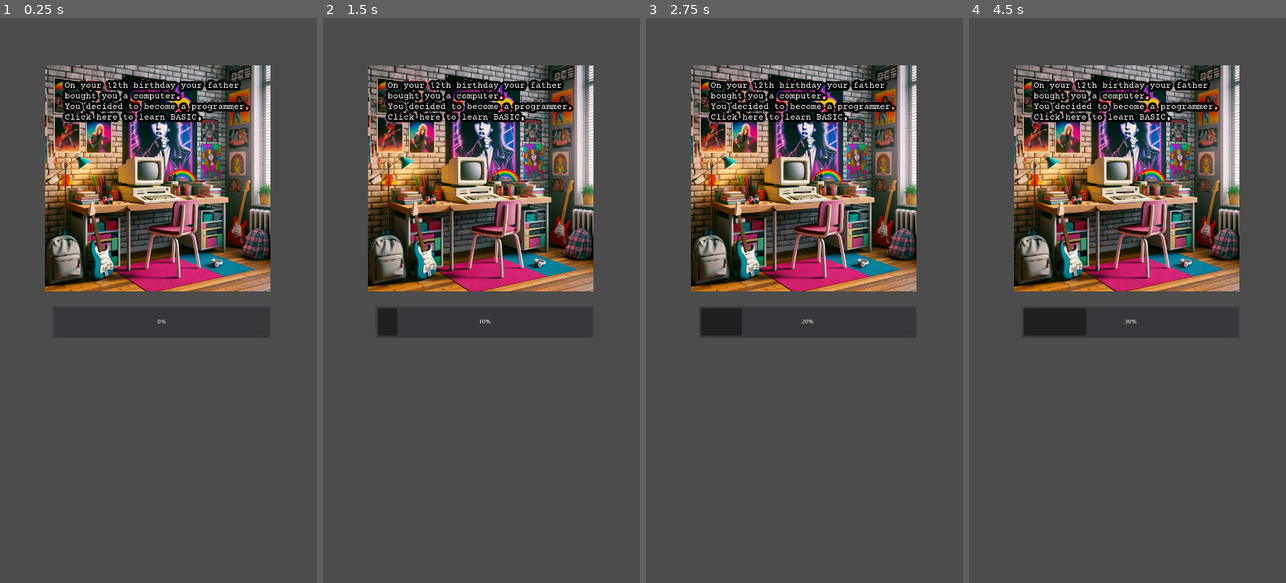
Above: before the commit, frames 1-4 (left to right).
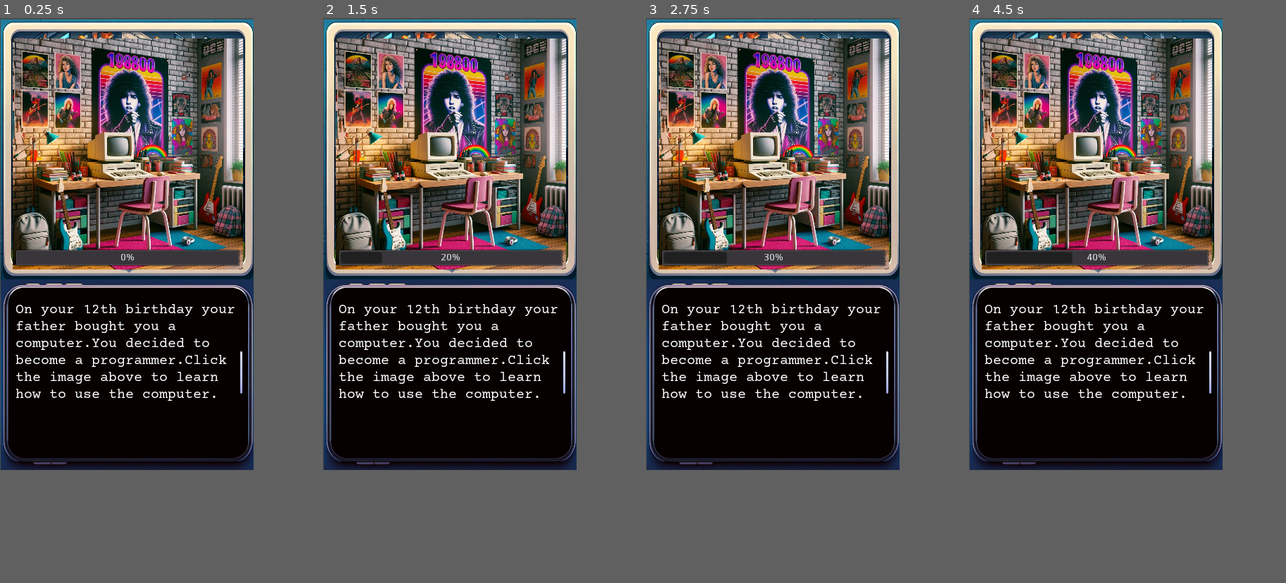
Above: after the commit, the same moments.

Repository: alexkorep/code-conquest
Game: Godot game, scene res://scenes/game.tscn
Same seed, same stepped clock (60 frames per second), same inputs: the game is played once before the commit and once after it.
Inputs (mouse positions are in pixels of both pictures, inside the frame that each line leads up to):
- Up to frame 1 (0.25 s): no input
- Up to frame 2 (1.5 s): tap Enter at 0.5 s; move the mouse to (551, 272) at 0.52 s; click (551, 272) at 0.67 s; tap Space at 1.25 s; move the mouse to (418, 328) at 1.27 s; click (418, 328) at 1.42 s
- Up to frame 3 (2.75 s): tap Enter at 2 s; move the mouse to (836, 176) at 2.02 s; click (836, 176) at 2.17 s
- Up to frame 4 (4.5 s): tap Space at 2.75, 4.25 s; move the mouse to (1111, 413) at 2.77 s; click (1111, 413) at 2.92 s; tap Enter at 3.5 s; move the mouse to (1222, 385) at 3.52 s; click (1222, 385) at 3.67 s; move the mouse to (1032, 215) at 4.27 s; click (1032, 215) at 4.42 s
In our replay, the window is 450x800 before the commit and 360x640 after it. These sizes can differ from the game's own. Grey fills any space a smaller window leaves; there, only what the larger window draws over its background counts as a difference.

The runs differ from the first frame. In frame 1, 63% of the frame differs, in the area x 0-86%, y 0-80%; in frame 2, 63%; in frame 3, 63%; in frame 4, 63%.

Commit message:
Add game level resource

Diff:
--- /dev/null
+++ b/assets/levels/level001.tres
@@ -0,0 +1,9 @@
+[gd_resource type="Resource" load_steps=3 format=2]
+
+[ext_resource path="res://assets/rooms/01.png" type="Texture" id=1]
+[ext_resource path="res://assets/levels/level_structure.gd" type="Script" id=2]
+
+[resource]
+script = ExtResource( 2 )
+text = "On your 12th birthday your father bought you a computer.You decided to become a programmer.Click the image above to learn how to use the computer."
+image = ExtResource( 1 )
--- /dev/null
+++ b/assets/levels/level002.tres
@@ -0,0 +1,9 @@
+[gd_resource type="Resource" load_steps=3 format=2]
+
+[ext_resource path="res://assets/levels/level_structure.gd" type="Script" id=1]
+[ext_resource path="res://assets/rooms/02.png" type="Texture" id=2]
+
+[resource]
+script = ExtResource( 1 )
+text = "Now you should learn BASIC"
+image = ExtResource( 2 )
--- /dev/null
+++ b/assets/levels/level_structure.gd
@@ -0,0 +1,5 @@
+extends Resource
+class_name LevelStructure
+
+export(String) var text = ""
+export(Texture) var image
--- a/project.godot
+++ b/project.godot
@@ -8,6 +8,16 @@
 
 config_version=4
 
+_global_script_classes=[ {
+"base": "Resource",
+"class": "LevelStructure",
+"language": "GDScript",
+"path": "res://assets/levels/level_structure.gd"
+} ]
+_global_script_class_icons={
+"LevelStructure": ""
+}
+
 [application]
 
 config/name="code-conquest"
@@ -16,8 +26,12 @@
 
 [display]
 
-window/size/width=720
-window/size/height=1280
+window/size/width=360
+window/size/height=640
+window/size/resizable=false
+window/handheld/orientation="portrait"
+window/stretch/mode="2d"
+window/stretch/aspect="keep"
 
 [gui]
 
--- a/scenes/game.tscn
+++ b/scenes/game.tscn
@@ -1,37 +1,42 @@
-[gd_scene load_steps=5 format=2]
+[gd_scene load_steps=6 format=2]
 
 [ext_resource path="res://assets/rooms/01.png" type="Texture" id=1]
 [ext_resource path="res://scenes/room.gd" type="Script" id=2]
 [ext_resource path="res://assets/font/Mechanical-g5Y5.otf" type="DynamicFontData" id=3]
+[ext_resource path="res://assets/back.png" type="Texture" id=4]
 
 [sub_resource type="DynamicFont" id=1]
 size = 20
-outline_size = 6
 outline_color = Color( 0, 0, 0, 1 )
 use_filter = true
 font_data = ExtResource( 3 )
 
 [node name="game" type="Node2D"]
 
-[node name="room" type="Sprite" parent="."]
-position = Vector2( 358, 363 )
-scale = Vector2( 0.5, 0.5 )
+[node name="Back" type="Sprite" parent="."]
+position = Vector2( 181.875, 412.5 )
+scale = Vector2( 0.35376, 0.451099 )
+texture = ExtResource( 4 )
+
+[node name="RoomImage" type="Sprite" parent="."]
+position = Vector2( 181.372, 192.622 )
+scale = Vector2( 0.32, 0.32 )
 texture = ExtResource( 1 )
 script = ExtResource( 2 )
 
 [node name="HealthProgressBar" type="ProgressBar" parent="."]
-margin_left = 120.0
-margin_top = 653.0
-margin_right = 614.0
-margin_bottom = 724.0
+margin_left = 21.0
+margin_top = 327.0
+margin_right = 341.0
+margin_bottom = 352.0
 
 [node name="TaskDescription" type="Label" parent="."]
-margin_left = 147.0
-margin_top = 144.0
-margin_right = 587.0
-margin_bottom = 333.0
+margin_left = 22.0
+margin_top = 404.0
+margin_right = 341.0
+margin_bottom = 593.0
 custom_fonts/font = SubResource( 1 )
 text = "On your 12th birthday your father bought you a computer.
 You decided to become a programmer.
-Click here to learn BASIC. "
+Click the image above to learn how to use the computer."
 autowrap = true
--- a/scenes/room.gd
+++ b/scenes/room.gd
@@ -1,9 +1,16 @@
 extends Sprite
+
+var current_level = 0
+var levels = []
+var task_description
 
 onready var progress_bar = get_parent().get_node("HealthProgressBar")
 
 func _ready():
+	task_description = $"../TaskDescription"
 	progress_bar.value = 0
+	levels = load_levels()
+	update_display()
 
 func _input(event):
 	# Check if the event is a mouse button event,
@@ -12,7 +19,37 @@
 		and event.pressed
 		and self.get_rect().has_point(to_local(event.position))):
 		progress_bar.value += 10  # Increase by 10 each click, or your desired increment.
+		if progress_bar.value >= 100:
+			progress_bar.value = 0
+			current_level += 1
+			if current_level >= len(levels):
+				current_level = 0
+			update_display()
 
-# Called every frame. 'delta' is the elapsed time since the previous frame.
-#func _process(delta):
-#	pass
+func update_display():
+	var level = levels[current_level]
+	self.texture = level.image
+	task_description.text = level.text
+
+
+func load_levels():
+	var PATH = "res://assets/levels"
+	var resources_array = []
+	var dir = Directory.new()
+	# Open the directory
+	if dir.open(PATH) == OK:
+		# List all files in the directory
+		dir.list_dir_begin()
+		var file_name = dir.get_next()
+		while file_name != "":
+			if file_name.ends_with(".tres"):  # Check for .tres files
+				# Load the resource and append it to the array
+				var res = load(PATH + "/" + file_name)
+				if res is LevelStructure:
+					resources_array.append(res)
+			file_name = dir.get_next()
+		dir.list_dir_end()
+	else:
+		print("An error occurred when trying to open the directory.")
+	print(resources_array)
+	return resources_array
Binary file added: assets/back.png
Not shown, added: assets/back.png.import
Binary file added: assets/rooms/02.png
Not shown, added: assets/rooms/02.png.import
Binary file added: raw-assets/DALL·E 2023-11-11 21.23.01 - A screenshot of a mobile clicker game titled 'Code Conquest', set in the theme of a software engineer's career. The top half shows a stylized interior.png
Not shown, added: raw-assets/DALL·E 2023-11-11 21.23.01 - A screenshot of a mobile clicker game titled 'Code Conquest', set in the theme of a software engineer's career. The top half shows a stylized interior.png.impo…
Binary file added: raw-assets/DALL·E 2023-11-11 21.25.15 - Create a dialogue window for the mobile game 'Code Conquest' in the style of the game screenshot with Gen ID 9ChoeYiJ5JRg1ekn. The dialogue window sho.png
Not shown, added: raw-assets/DALL·E 2023-11-11 21.25.15 - Create a dialogue window for the mobile game 'Code Conquest' in the style of the game screenshot with Gen ID 9ChoeYiJ5JRg1ekn. The dialogue window sho.png.impo…
Binary file added: raw-assets/DALL·E 2023-11-11 21.26.13 - A screenshot of a mobile clicker game titled 'Code Conquest', set in the theme of a software engineer's career. The top half shows a stylized interior.png
Not shown, added: raw-assets/DALL·E 2023-11-11 21.26.13 - A screenshot of a mobile clicker game titled 'Code Conquest', set in the theme of a software engineer's career. The top half shows a stylized interior.png.impo…
Binary file added: raw-assets/DALL·E 2023-11-11 22.10.43 - Design a full-width dialogue window for the mobile game 'Code Conquest', taking up 60 percent of the screen vertically, in the style of the game scree.png
Not shown, added: raw-assets/DALL·E 2023-11-11 22.10.43 - Design a full-width dialogue window for the mobile game 'Code Conquest', taking up 60 percent of the screen vertically, in the style of the game scree.png.impo…
(and 1 more such lines)
